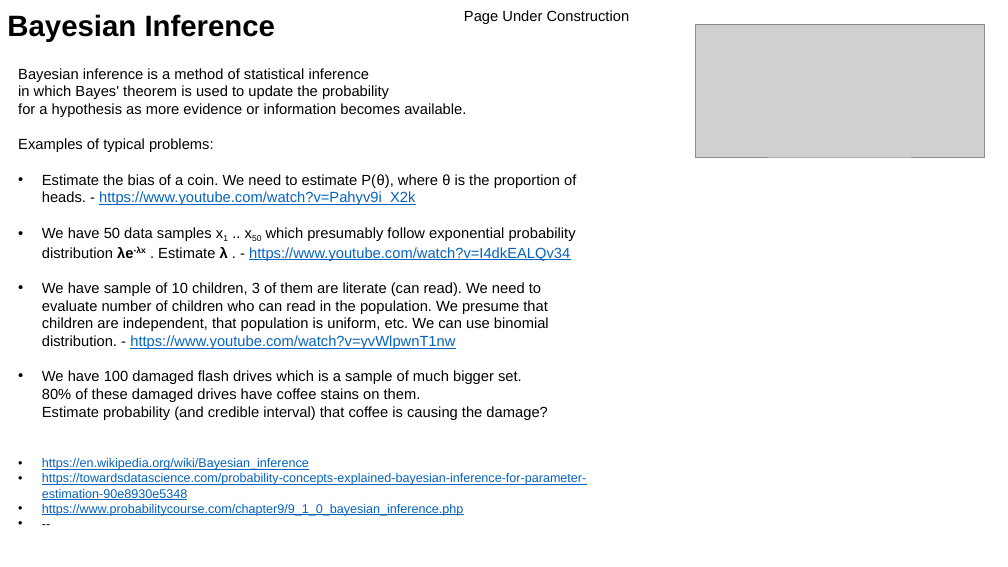
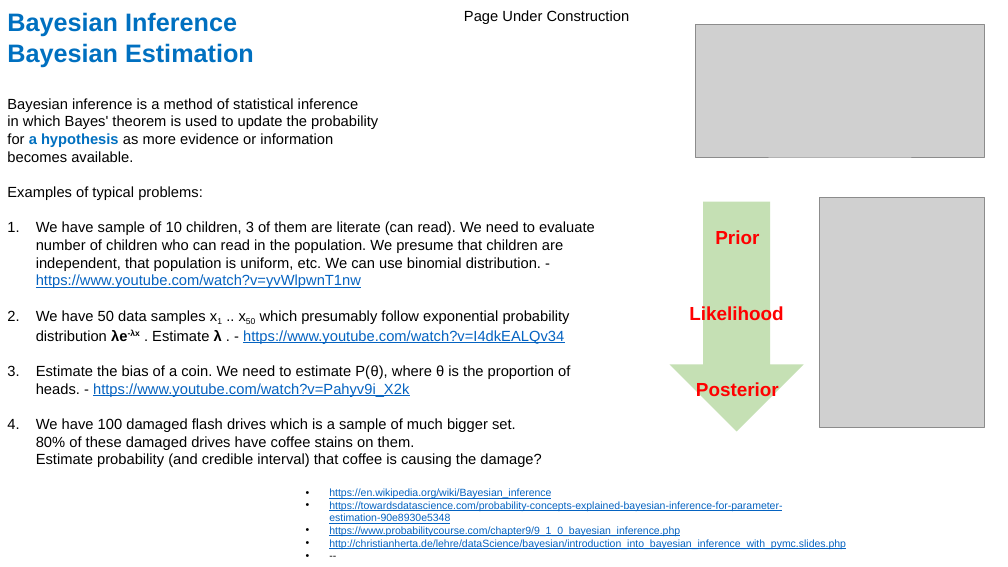
Before and after one commit to lselector/ml_ai_doc, a slide deck: slide 11 of statistics_08_Bayes_Bayesian.pptx. Drawn at 1008x567 pixels with LibreOffice and Linux fonts; fonts in the diff are those of the drawing; grey boxes stand for pictures. Boxes give left, top, right and bottom in pixels: in the first picture for what was removed or moved away, otherwise in the second. Text is boxed around its words. In the diff, an @@ line names an element or a change of style, - is before the commit and + after.

```diff
--- a/statistics_08_Bayes_Bayesian.pptx
+++ b/statistics_08_Bayes_Bayesian.pptx
@@ text at <box>7,12,237,37</box>: size 28 to 24 pt, text colour #000000 to #0070C0 in "Bayesian Inference" @@
@@ text at <box>7,43,254,67</box>: paragraph added @@
+Bayesian Estimation
@@ text "Bayesian inference is a method ...": place and size @@
-text "Bayesian inference is a method ..." at <box>18,68,587,516</box>
+text "Bayesian inference is a method ..." at <box>7,98,595,467</box>
@@ text at <box>7,133,333,162</box>: text changed @@
-for a hypothesis as more evidence or information becomes available.
+for a hypothesis as more evidence or information
+becomes available.
@@ down arrow added at <box>670,202,804,432</box>, fill #C5E0B4 @@
@@ picture added at <box>820,197,985,427</box> @@
@@ text at <box>36,221,595,344</box>: paragraphs added @@
+1. We have sample of 10 children, 3 of them are literate (can read). We need to evaluate number of children who can read in the population. We presume that children are independent, that population is uniform, etc. We can use binomial distribution. - https://www.youtube.com/watch?v=yvWlpwnT1nw
+2. We have 50 data samples x1 .. x50 which presumably follow exponential probability distribution λe-λx . Estimate λ . - https://www.youtube.com/watch?v=I4dkEALQv34
@@ text at <box>42,227,576,349</box>: paragraphs removed @@
-• We have 50 data samples x1 .. x50 which presumably follow exponential probability distribution λe-λx . Estimate λ . - https://www.youtube.com/watch?v=I4dkEALQv34
-• We have sample of 10 children, 3 of them are literate (can read). We need to evaluate number of children who can read in the population. We presume that children are independent, that population is uniform, etc. We can use binomial distribution. - https://www.youtube.com/watch?v=yvWlpwnT1nw
@@ text added at <box>715,230,759,244</box>, 18 pt, text #FF0000, bold @@
+Prior
@@ text added at <box>689,305,783,324</box>, 18 pt, text #FF0000, bold @@
+Likelihood
@@ text at <box>36,365,570,467</box>: bullet • to 1. @@
@@ text added at <box>696,382,779,401</box>, 18 pt, text #FF0000, bold @@
+Posterior
@@ text at <box>42,458,587,516</box>: paragraphs removed @@
-• https://en.wikipedia.org/wiki/Bayesian_inference
-• https://towardsdatascience.com/probability-concepts-explained-bayesian-inference-for-parameter-estimation-90e8930e5348
-• https://www.probabilitycourse.com/chapter9/9_1_0_bayesian_inference.php
-• --
@@ text added at <box>329,488,846,549</box>, 10 pt, text #0563C1, underline @@
+• https://en.wikipedia.org/wiki/Bayesian_inference
+• https://towardsdatascience.com/probability-concepts-explained-bayesian-inference-for-parameter-estimation-90e8930e5348
+• https://www.probabilitycourse.com/chapter9/9_1_0_bayesian_inference.php
+• http://christianherta.de/lehre/dataScience/bayesian/introduction_into_bayesian_inference_with_pymc.slides.php
+• --
```
Also in this commit, not shown: 6 other slides changed, 1 slide added, 1 slide removed.
